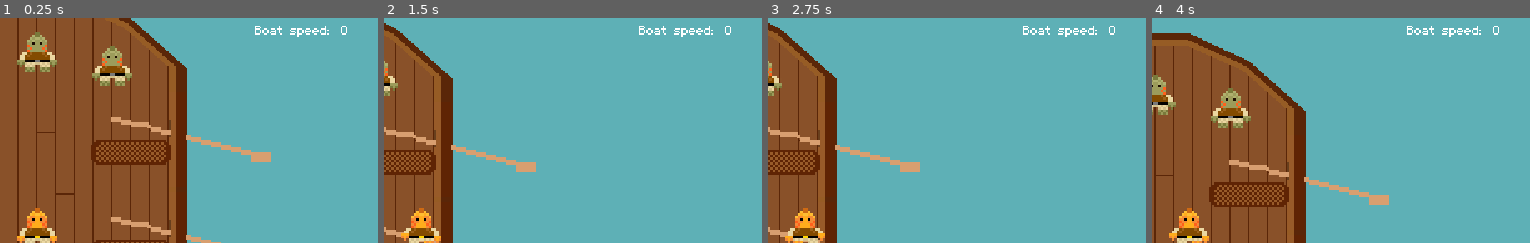
Above: before the commit, frames 1-4 (left to right).
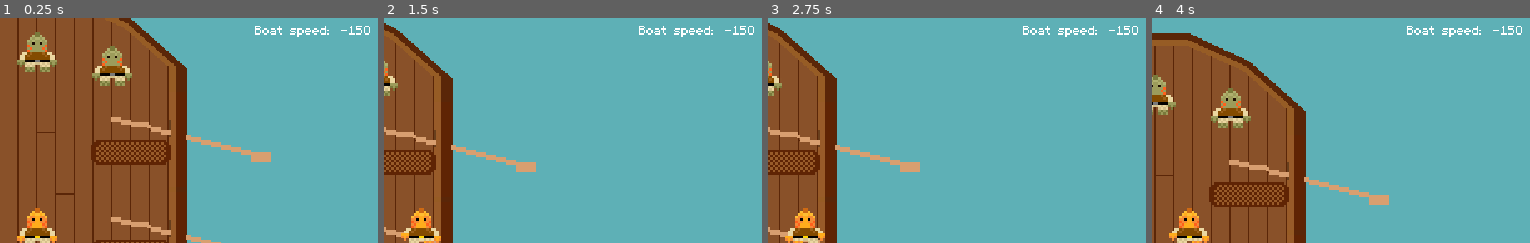
Above: after the commit, the same moments.

Repository: Splashy-Inc/splish-splashisson
Game: Godot game, scene res://Scenes/playground.tscn
Two runs of this game, one before a commit and one after it. Both use one fixed random seed, a clock stepped at 60 frames per second and the inputs below.
Inputs:
- Up to frame 1 (0.25 s): no input
- Up to frame 2 (1.5 s): tap Enter at 0.5 s; hold D (right) 0.53-1.28 s; hold I (interact) 0.53-1.28 s; hold S (down) from 1.28 s (still down); tap O (location) at 1.35 s
- Up to frame 3 (2.75 s): release S (down) at 2.03 s; hold D (right) from 2.03 s (still down); hold I (interact) from 2.03 s (still down)
- Up to frame 4 (4 s): release D (right) at 2.78 s; release I (interact) at 2.78 s; hold W (up) 2.78-3.53 s; tap O (location) at 2.85 s; tap Space at 3.5 s; hold A (left) from 3.53 s (still down); hold I (interact) from 3.53 s (still down)
The pictures show only the part of the screen within x 48-97%, y 3-53%; the shares and areas given below are measured in that part.

The runs differ from the first frame. In frame 1, 0.1% of the frame differs, in the area x 90-98%, y 3-8%; in frame 2, 0.1%; in frame 3, 0.1%; in frame 4, 0.1%.

Commit message:
Puddles affect boat speed
Can have negative speed right now, just means puddles would hold back progress, not send you backwards

Diff:
--- a/Scenes/boat.gd
+++ b/Scenes/boat.gd
@@ -38,6 +38,4 @@
 
 func change_speed(change: int):
 	speed += change
-	if speed < 0:
-		speed = 0
 	Globals.update_boat_speed(speed)
--- a/Scenes/playground.gd
+++ b/Scenes/playground.gd
@@ -1,10 +1,9 @@
 extends Node
-
 
 # Called when the node enters the scene tree for the first time.
 func _ready() -> void:
-	Globals.boat = $Boat
 	Globals.speed_updated.connect(_boat_speed_updated)
+	_boat_speed_updated()
 
 # Called every frame. 'delta' is the elapsed time since the previous frame.
 func _process(delta: float) -> void:
@@ -12,3 +11,6 @@
 
 func _boat_speed_updated():
 	$CanvasLayer/HBoxContainer/Label3.text = str(Globals.boat_speed)
+
+func _on_boat_ready() -> void:
+	Globals.set_boat($Boat)
--- a/Scenes/playground.tscn
+++ b/Scenes/playground.tscn
@@ -89,3 +89,5 @@
 
 [node name="Puddle3" parent="Obstacles" instance=ExtResource("7_qljs6")]
 position = Vector2(273, 300)
+
+[connection signal="ready" from="Boat" to="." method="_on_boat_ready"]
--- a/Scenes/puddle.gd
+++ b/Scenes/puddle.gd
@@ -10,11 +10,18 @@
 	LARGE,
 }
 
+const SPEED_CHANGE = -50
+
 var stage = Stage.LARGE
+
+var affecting_speed = false
 
 # Called when the node enters the scene tree for the first time.
 func _ready() -> void:
-	_set_stage()
+	if not Globals.boat:
+		Globals.boat_ready.connect(_set_stage)
+	else:
+		_set_stage()
 
 # Called every frame. 'delta' is the elapsed time since the previous frame.
 func _process(delta: float) -> void:
@@ -28,6 +35,8 @@
 			$AnimatedSprite2D.play("medium")
 		Stage.LARGE:
 			$AnimatedSprite2D.play("large")
+			affecting_speed = true
+			Globals.boat.change_speed(SPEED_CHANGE)
 
 func increase_stage():
 	if stage < Stage.LARGE:
@@ -43,6 +52,8 @@
 		_set_stage()
 
 func die():
+	if affecting_speed:
+		Globals.boat.change_speed(-SPEED_CHANGE)
 	remove_from_group("puddle")
 	died.emit()
 	queue_free()
--- a/Scripts/globals.gd
+++ b/Scripts/globals.gd
@@ -1,6 +1,7 @@
 extends Node
 
 signal speed_updated
+signal boat_ready
 
 var boat_speed = 0
 var boat: Boat
@@ -24,6 +25,10 @@
 func generate_task(type: Task_type) -> Task:
 	return task_dict[type].duplicate().instantiate()
 
+func set_boat(new_boat: Boat):
+	boat = new_boat
+	boat_ready.emit()
+
 func update_boat_speed(speed: int):
 	boat_speed = speed
 	speed_updated.emit()
